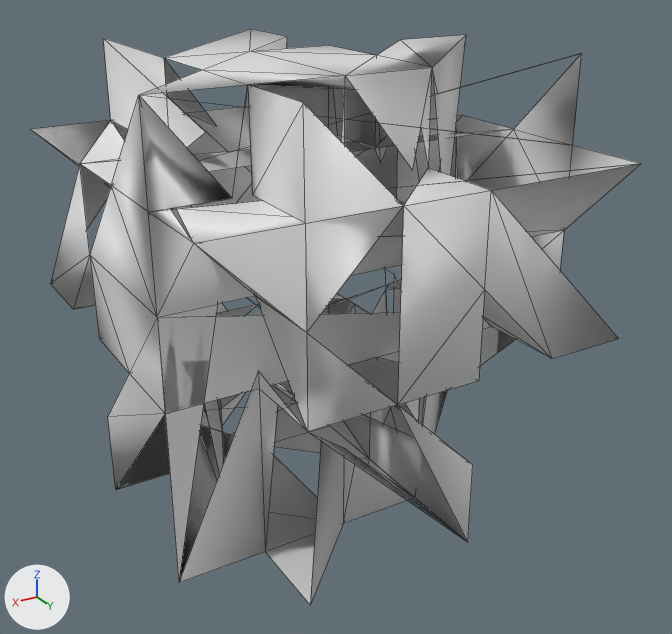
The OBJ model geometry/ht3d_018_houndstampGreaterExtruded.obj as it was, and as the next commit left it.
Camera for both pictures: a 50 mm lens placed at (4.62, 8.54, 6.35), pointed at (-0.61, -0.18, 1.99). Arrows for +X, +Y and +Z are at lower left; the lights stay in place. Mesh edges are drawn as thin lines. Where no turn or scale is listed for an object, it has been applied to the vertices.

Names of what the first picture shows: 'ht3d_018_houndstampGreaterExtruded'.
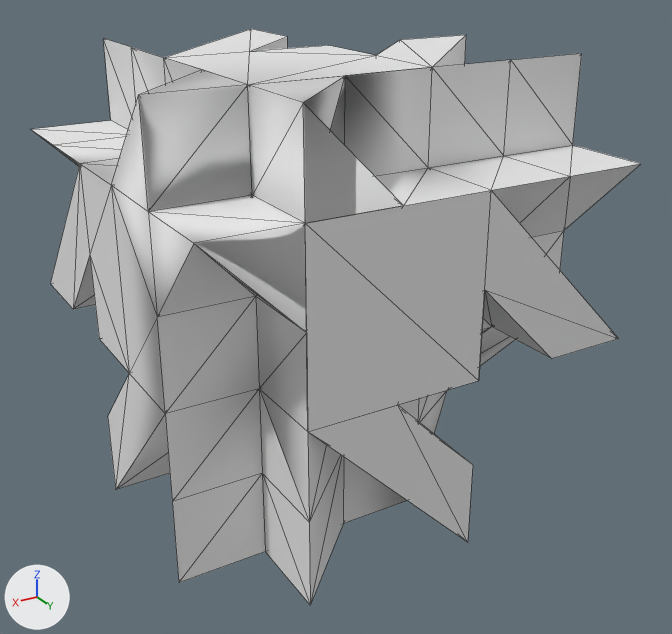
Where the change shows, as pixel boxes (x1, y1, x2, y2) in the pictures (672 x 634 px):
part 1 of me_ht3d_018_houndstampgreaterextruded, cut back
    before: (37, 36, 640, 605)
    after: (31, 38, 641, 604)

What changed in the scene script:
```text
Add mat_none:
    mat_none = principled_material('None')
    mat_none.base_color = (0.8, 0.8, 0.8)  # white #e7e7e7
    mat_none.roughness = 1.0
Change me_ht3d_018_houndstampgreaterextruded:
    used by ob_ht3d_018_houndstampgreaterextruded; location = (0.0, 0.0, 0.0)
    remove me_ht3d_018_houndstampgreaterextruded.from_pydata(...)  # 284 vertices, 254 faces; spans x -3.0..2.0, y -3.0..2.0, z 0.0..5.0
    add me_ht3d_018_houndstampgreaterextruded.from_pydata(...)  # 137 vertices, 420 faces; spans x -3.0..2.0, y -3.0..2.0, z 0.0..5.0
    me_ht3d_018_houndstampgreaterextruded part 1: 162 vertices removed from x -2.81..1.81, y -2.82..1.8, z 0.2..4.81; 15 vertices added at x -2.0..2.0, y -2.0..2.0, z 1.0..5.0
    me_ht3d_018_houndstampgreaterextruded part 2: the surface is now shaded flat
    add me_ht3d_018_houndstampgreaterextruded.materials.append(mat_none)  # white #e7e7e7
```
